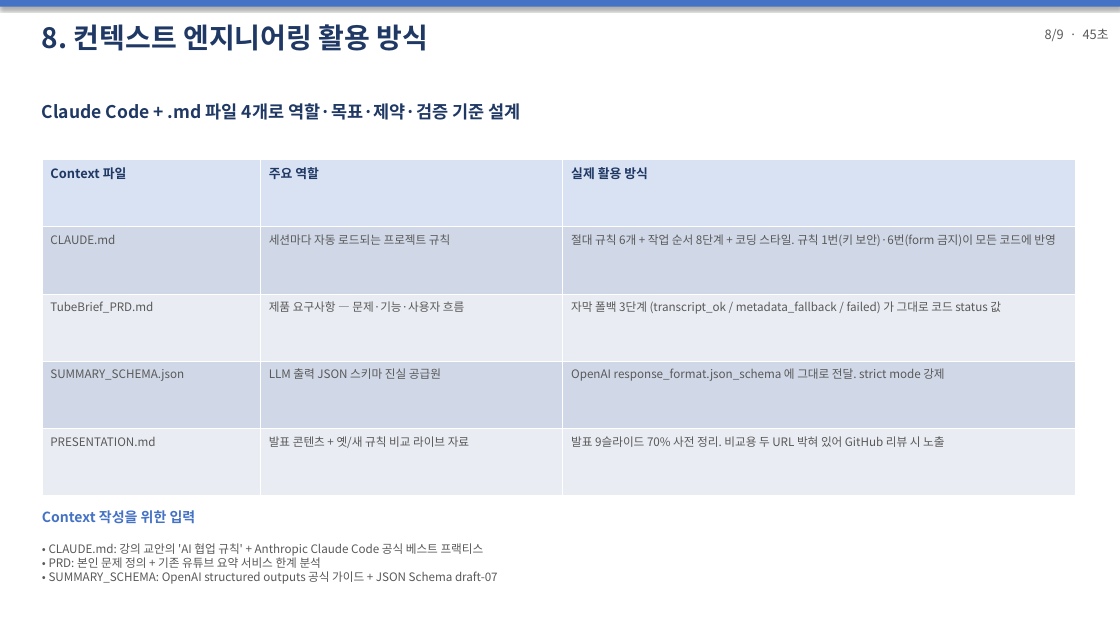
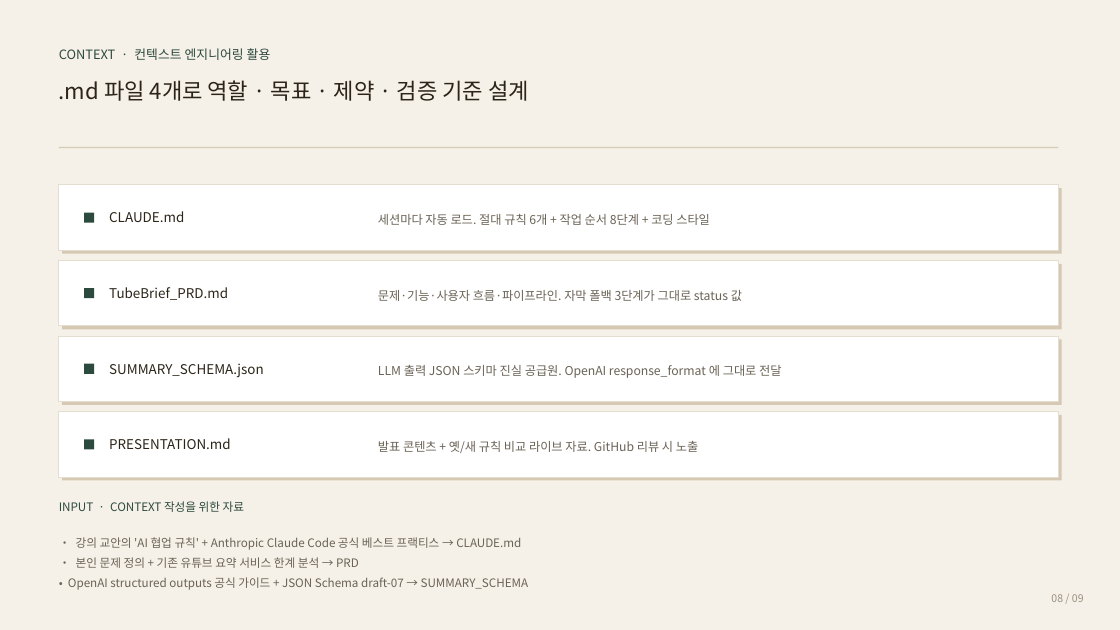
Before and after one commit to leeyongjoo9-rgb/tubebrief_mvp, a slide deck: slide 8 of 이용주-기말발표자료.pptx. Drawn at 1120x630 pixels with LibreOffice and Linux fonts; fonts in the diff are those of the drawing. Boxes give left, top, right and bottom in pixels: in the first picture for what was removed or moved away, otherwise in the second. Text is boxed around its words. In the diff, an @@ line names an element or a change of style, - is before the commit and + after.

Commit message:
design: 베이지 클래식 디자인 + 사용자 주문 4가지 반영
색상 팔레트 (베이지 + 세련된 보조색):
- 배경: 웜 베이지 #F5F0E8 (매거진/북 톤)
- 카드: 흰 배경 + 보더 + 그림자 (존재감)
- 메인 액센트: 딥 그린 #2D4A3E (영문 카테고리)
- 포인트: 와인 #8B2635 (PROBLEM/CHALLENGE/LIMITATION)
- 보조 액센트: 오크 골드 #B5793E (성공/링크)
- 텍스트: 짙은 갈색 #2C2418 + 따뜻한 그레이 #6B6356

사용자 주문 반영:
① 페이지 제목 크기 30% 축소 (32→22, 38→26, 28→19)
② 표지 하단 설명 폰트 키움 (14→17pt)
③ DEMO 페이지: SCENARIO 박스 삭제, 중간 박스 1개만 크게
   (메인 화면 캡처 자리 + 라이브 URL 하이퍼링크)
⑤ 박스 존재감: 흰 카드 + 옅은 보더 + 그림자 (오프셋 사각형)

추가 디테일:
- 표지: 우측 그린/골드 원형 장식, 좌상단 강의 칩, T 브랜드 마크
- 표지 GitHub/Service URL 모두 클릭 가능 하이퍼링크
- 영문 카테고리 라벨: 작게 + uppercase + 그린 (PROBLEM/WINE)
- 슬라이드 번호: 우하단 모노 스타일 '02 / 09'

```diff
--- a/이용주-기말발표자료.pptx
+++ b/이용주-기말발표자료.pptx
@@ rectangle: place and size @@
-rectangle at <box>0,0,1120,7</box>
+rectangle at <box>0,0,1120,630</box>
@@ rectangle at <box>0,0,1120,630</box>: fill #4472C4 to #F5F0E8; shadow off @@
@@ text removed at <box>1045,28,1109,41</box> @@
-8/9 · 45초
@@ text at <box>59,48,271,60</box>: text changed; size 24 to 11 pt; text colour #1F3864 to #2D4A3E; bold off @@
-8. 컨텍스트 엔지니어링 활용 방식
+CONTEXT · 컨텍스트 엔지니어링 활용
@@ text at <box>59,80,529,101</box>: text changed; size 15 to 19 pt; text colour #1F3864 to #2C2418; bold off @@
-Claude Code + .md 파일 4개로 역할·목표·제약·검증 기준 설계
+.md 파일 4개로 역할 · 목표 · 제약 · 검증 기준 설계
@@ rectangle added at <box>59,147,1059,148</box>, fill #D5CCB8 @@
@@ table removed at <box>42,160,1075,496</box>, 5 rows, 3 columns @@
-Context 파일 | 주요 역할 | 실제 활용 방식
-CLAUDE.md | 세션마다 자동 로드되는 프로젝트 규칙 | 절대 규칙 6개 + 작업 순서 8단계 + 코딩 스타일. 규칙 1번(키 보안)·6번(form 금지)이 모든 코드에 반영
-TubeBrief_PRD.md | 제품 요구사항 — 문제·기능·사용자 흐름 | 자막 폴백 3단계 (transcript_ok / metadata_fallback / failed) 가 그대로 코드 status 값
-SUMMARY_SCHEMA.json | LLM 출력 JSON 스키마 진실 공급원 | OpenAI response_format.json_schema 에 그대로 전달. strict mode 강제
-PRESENTATION.md | 발표 콘텐츠 + 옛/새 규칙 비교 라이브 자료 | 발표 9슬라이드 70% 사전 정리. 비교용 두 URL 박혀 있어 GitHub 리뷰 시 노출
@@ rectangle added at <box>59,185,1059,250</box>, fill #FFFFFF, outline #E5DDD0 0.75 pt @@
@@ rectangle added at <box>62,188,1062,254</box>, fill #D5C9B4 @@
@@ rectangle added at <box>84,213,94,223</box>, fill #2D4A3E @@
@@ text added at <box>109,211,184,222</box>, 11.5 pt, text #2C2418 @@
+CLAUDE.md
@@ text added at <box>378,214,710,225</box>, 10.5 pt, text #6B6356 @@
+세션마다 자동 로드. 절대 규칙 6개 + 작업 순서 8단계 + 코딩 스타일
@@ rectangle added at <box>59,260,1059,326</box>, fill #FFFFFF, outline #E5DDD0 0.75 pt @@
@@ rectangle added at <box>62,264,1062,329</box>, fill #D5C9B4 @@
@@ rectangle added at <box>84,288,94,298</box>, fill #2D4A3E @@
@@ text added at <box>109,287,228,300</box>, 11.5 pt, text #2C2418 @@
+TubeBrief_PRD.md
@@ text added at <box>378,290,742,301</box>, 10.5 pt, text #6B6356 @@
+문제·기능·사용자 흐름·파이프라인. 자막 폴백 3단계가 그대로 status 값
@@ rectangle added at <box>59,336,1059,402</box>, fill #FFFFFF, outline #E5DDD0 0.75 pt @@
@@ rectangle added at <box>62,339,1062,405</box>, fill #D5C9B4 @@
@@ rectangle added at <box>84,364,94,374</box>, fill #2D4A3E @@
@@ text added at <box>109,363,264,378</box>, 11.5 pt, text #2C2418 @@
+SUMMARY_SCHEMA.json
@@ text added at <box>378,365,782,378</box>, 10.5 pt, text #6B6356 @@
+LLM 출력 JSON 스키마 진실 공급원. OpenAI response_format 에 그대로 전달
@@ rectangle added at <box>59,412,1059,477</box>, fill #FFFFFF, outline #E5DDD0 0.75 pt @@
@@ rectangle added at <box>62,415,1062,481</box>, fill #D5C9B4 @@
@@ rectangle added at <box>84,439,94,450</box>, fill #2D4A3E @@
@@ text added at <box>109,438,231,449</box>, 11.5 pt, text #2C2418 @@
+PRESENTATION.md
@@ text added at <box>378,441,698,453</box>, 10.5 pt, text #6B6356 @@
+발표 콘텐츠 + 옛/새 규칙 비교 라이브 자료. GitHub 리뷰 시 노출
@@ text at <box>59,501,244,512</box>: text changed; size 12 to 10 pt; text colour #4472C4 to #2D4A3E; bold off @@
-Context 작성을 위한 입력
+INPUT · CONTEXT 작성을 위한 자료
@@ text at <box>68,537,529,590</box>: text changed; text colour #595959 to #6B6356 @@
-• CLAUDE.md: 강의 교안의 'AI 협업 규칙' + Anthropic Claude Code 공식 베스트 프랙티스
-• PRD: 본인 문제 정의 + 기존 유튜브 요약 서비스 한계 분석
-• SUMMARY_SCHEMA: OpenAI structured outputs 공식 가이드 + JSON Schema draft-07
+• 강의 교안의 'AI 협업 규칙' + Anthropic Claude Code 공식 베스트 프랙티스 → CLAUDE.md
+• 본인 문제 정의 + 기존 유튜브 요약 서비스 한계 분석 → PRD
+• OpenAI structured outputs 공식 가이드 + JSON Schema draft-07 → SUMMARY_SCHEMA
@@ text added at <box>1051,594,1084,602</box>, 9 pt, text #9B9182 @@
+08 / 09
```
Also in this commit, not shown: 6 other slides changed, 2 slides added, 2 slides removed, 1 other file.
